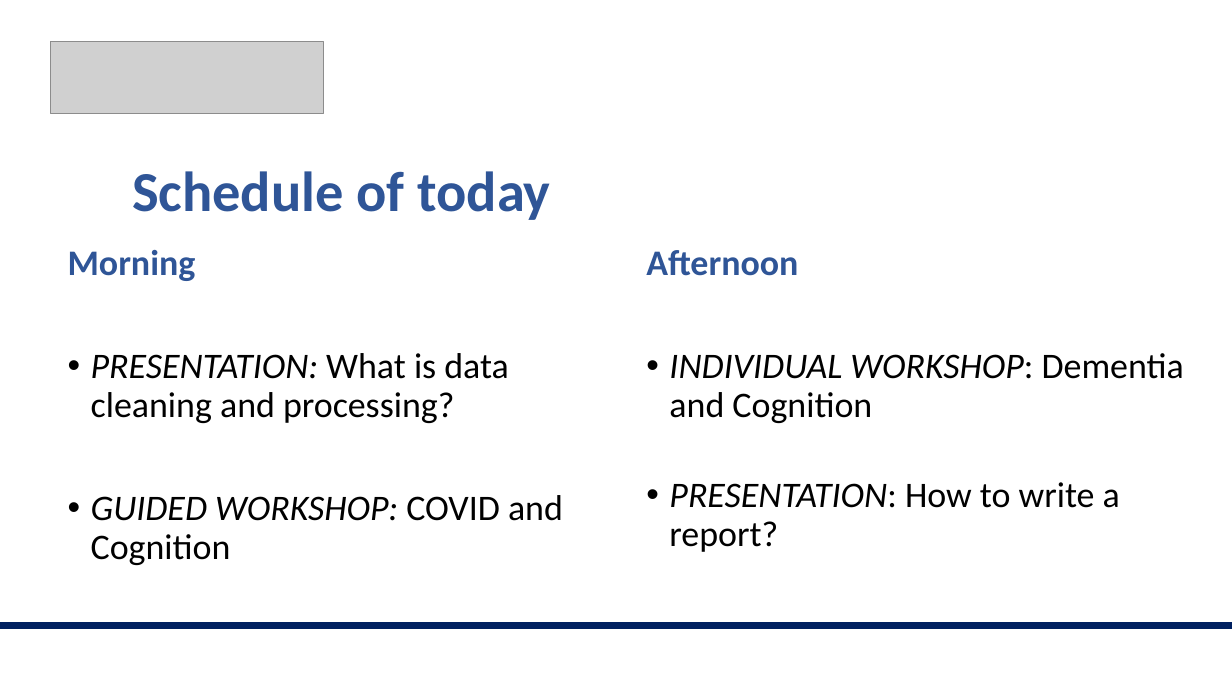
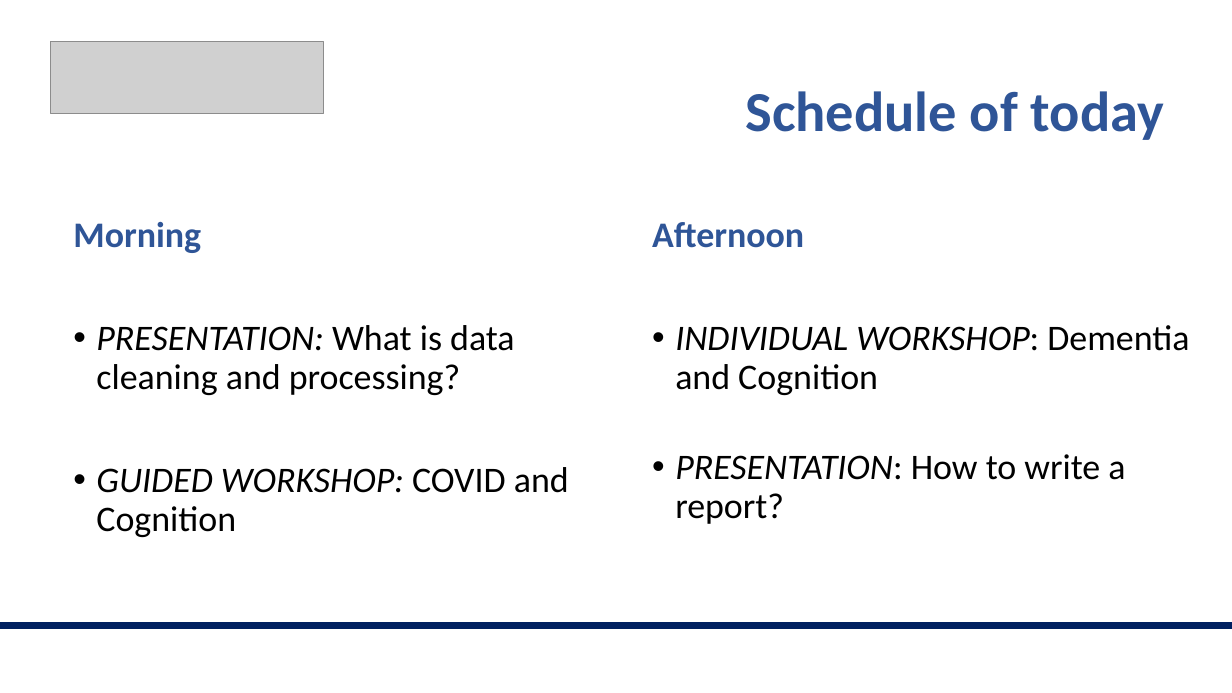
Before and after one commit to valegiunchiglia/2022-Module3-ImperialCollege, a slide deck: slide 2 of Day2/Day2.pptx. Drawn at 1232x693 pixels with LibreOffice and Linux fonts; fonts in the diff are those of the drawing; grey boxes stand for pictures. Boxes give left, top, right and bottom in pixels: in the first picture for what was removed or moved away, otherwise in the second. Text is boxed around its words. In the diff, an @@ line names an element or a change of style, - is before the commit and + after.

```diff
--- a/Day2/Day2.pptx
+++ b/Day2/Day2.pptx
@@ title "Schedule of today": place and size @@
-title "Schedule of today" at [132, 171, 550, 220]
+title "Schedule of today" at [745, 91, 1164, 140]
@@ text "Morning": place and size @@
-text "Morning" at [68, 250, 563, 565]
+text "Morning" at [73, 222, 569, 537]
@@ text "Afternoon": place and size @@
-text "Afternoon" at [646, 250, 1184, 552]
+text "Afternoon" at [652, 222, 1189, 524]
```
Also in this commit, not shown: 2 other slides changed, 2 slides added.
